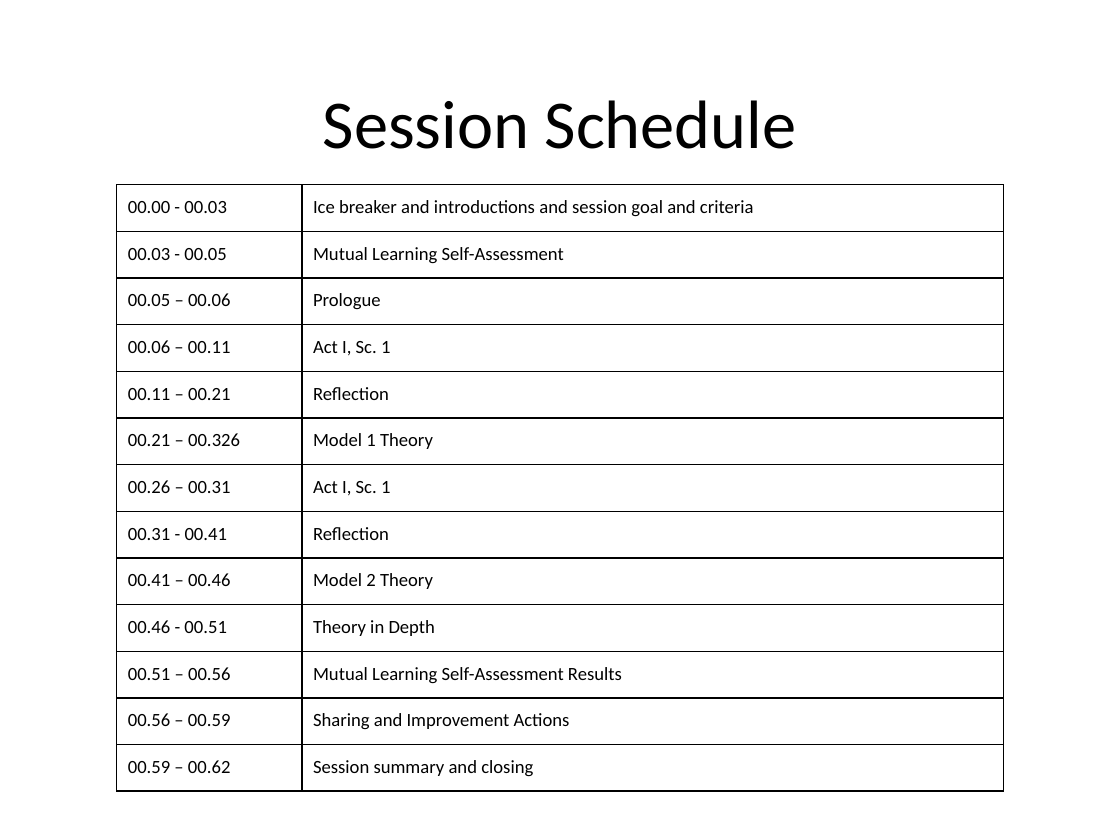
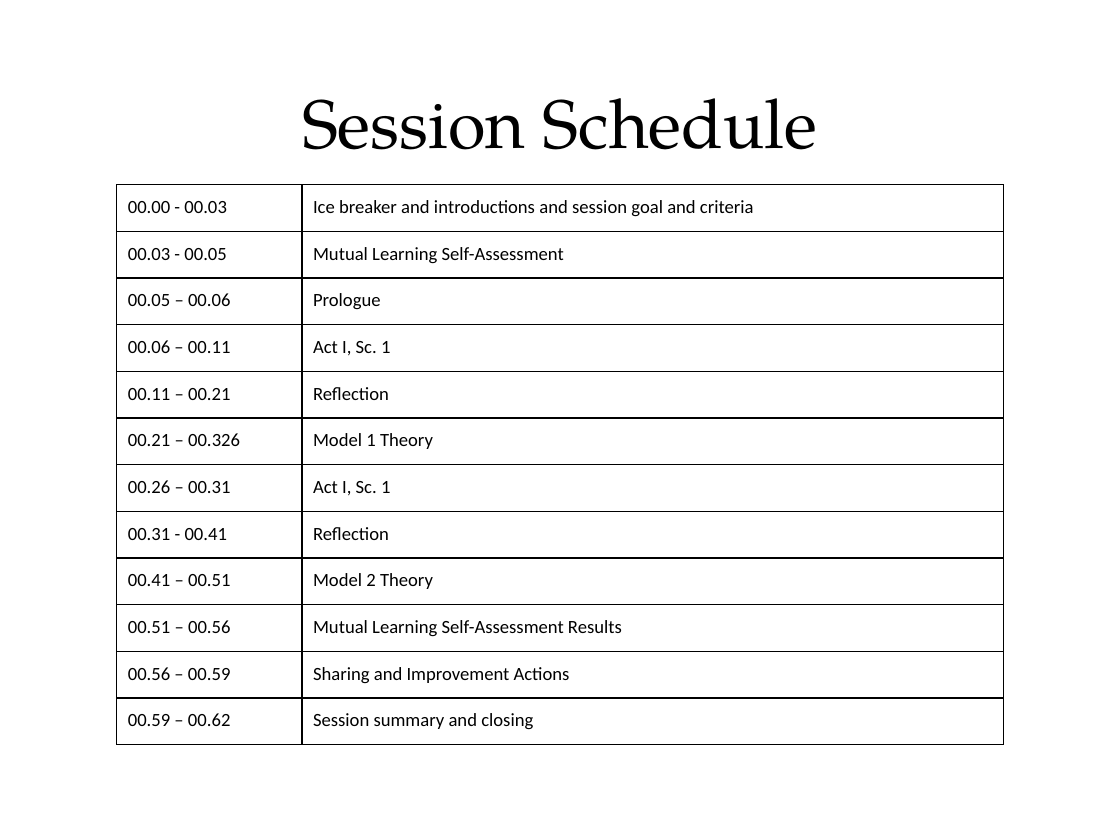
Before and after one commit to tumbarumba/effective-communication, a slide deck: slide 19 of The Fellowship of the Ring.pptx (slide 20 before the commit). Drawn at 1120x840 pixels with LibreOffice and Linux fonts; fonts in the diff are those of the drawing. Boxes give left, top, right and bottom in pixels: in the first picture for what was removed or moved away, otherwise in the second. Text is boxed around its words. In the diff, an @@ line names an element or a change of style, - is before the commit and + after.

```diff
--- a/The Fellowship of the Ring.pptx
+++ b/The Fellowship of the Ring.pptx
@@ title "Session Schedule" at bbox=[302, 98, 818, 150]: font Calibri to TeX Gyre Pagella @@
@@ table at bbox=[116, 185, 1002, 745] @@
-row 9: 00.41 – 00.46 | Model 2 Theory
-row 10: 00.46 - 00.51 | Theory in Depth
+row 9: 00.41 – 00.51 | Model 2 Theory
```
Also in this commit, not shown: 19 other slides changed, 6 slides added, 5 slides removed.
